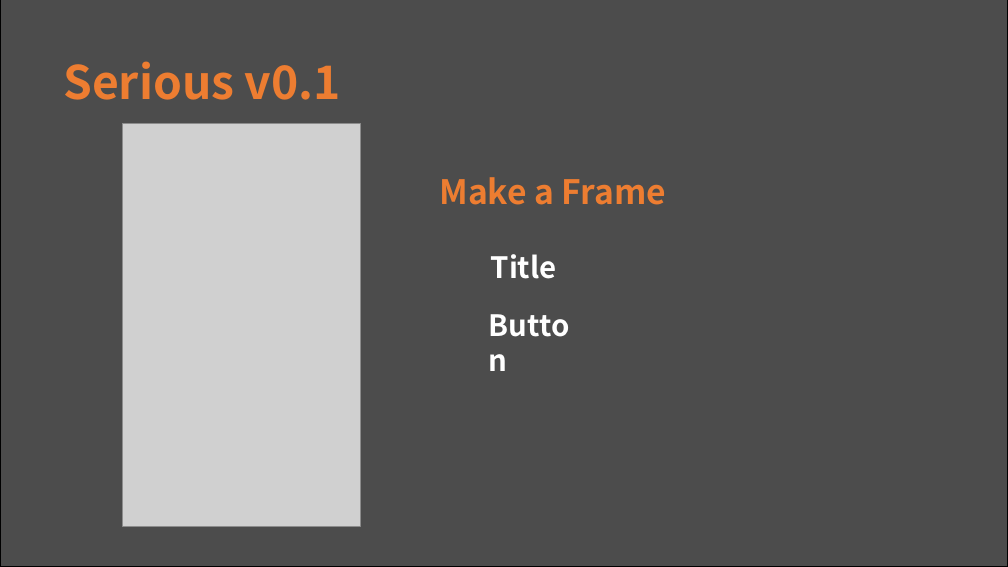
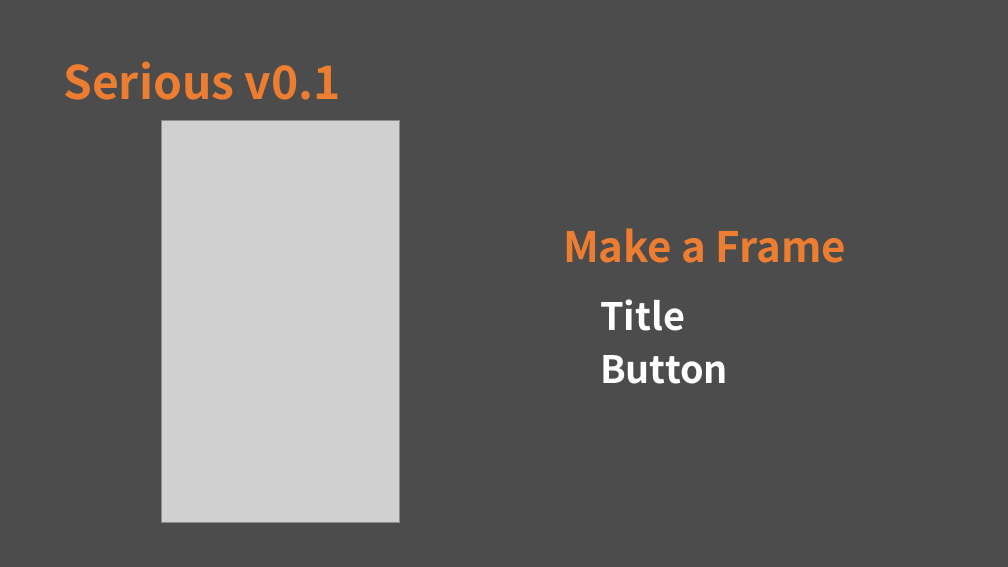
Before and after one commit to hbseo/desktop_calculator, a slide deck: slide 7 of simpsons.pptx. Drawn at 1008x567 pixels with LibreOffice and Linux fonts; fonts in the diff are those of the drawing; grey boxes stand for pictures. Boxes give left, top, right and bottom in pixels: in the first picture for what was removed or moved away, otherwise in the second. Text is boxed around its words. In the diff, an @@ line names an element or a change of style, - is before the commit and + after.

```diff
--- a/simpsons.pptx
+++ b/simpsons.pptx
@@ background #FFFFFF to #4C4C4C @@
@@ rectangle removed at <box>0,0,1008,567</box> @@
@@ picture: place and size @@
-picture at <box>123,124,361,526</box>
+picture at <box>162,120,400,523</box>
@@ text "Make a Frame": place and size @@
-text "Make a Frame" at <box>439,177,666,205</box>
+text "Make a Frame" at <box>563,228,846,263</box>
@@ text "Make a Frame" at <box>563,228,846,263</box>: size 32 to 40 pt @@
@@ text "Title" at <box>600,299,685,331</box>: size 28 to 36 pt @@
@@ text "Title": place and size @@
-text "Title" at <box>491,254,557,279</box>
+text "Title" at <box>600,299,685,331</box>
@@ text "Button": place and size @@
-text "Button" at <box>482,303,595,346</box>
+text "Button" at <box>600,355,728,384</box>
@@ text "Button" at <box>600,355,728,384</box>: size 28 to 36 pt @@
```
Also in this commit, not shown: 12 other slides changed.
